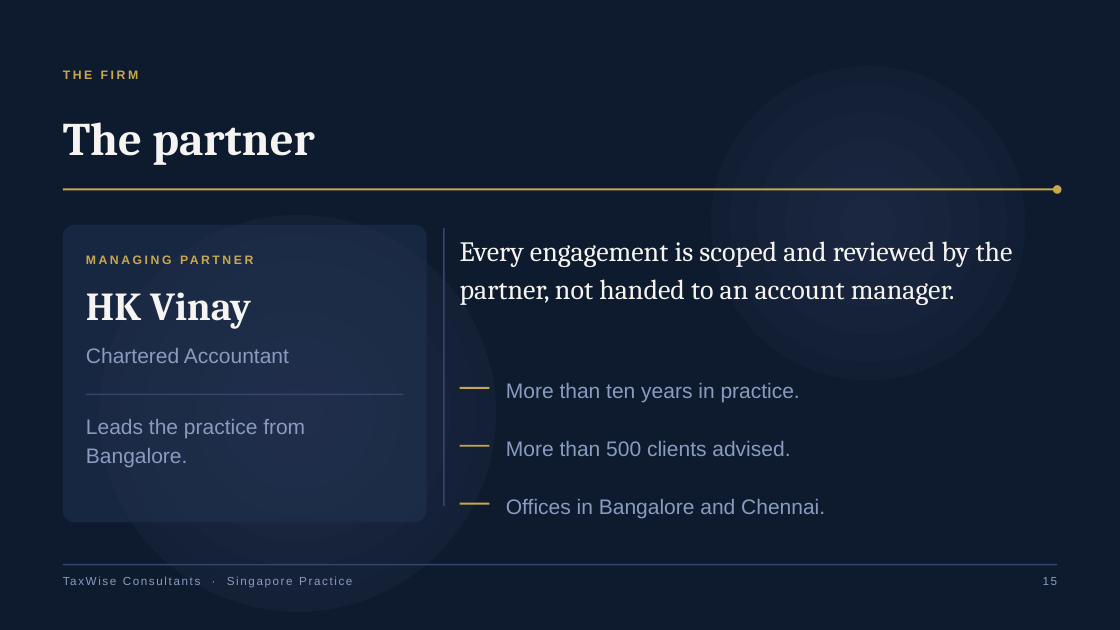
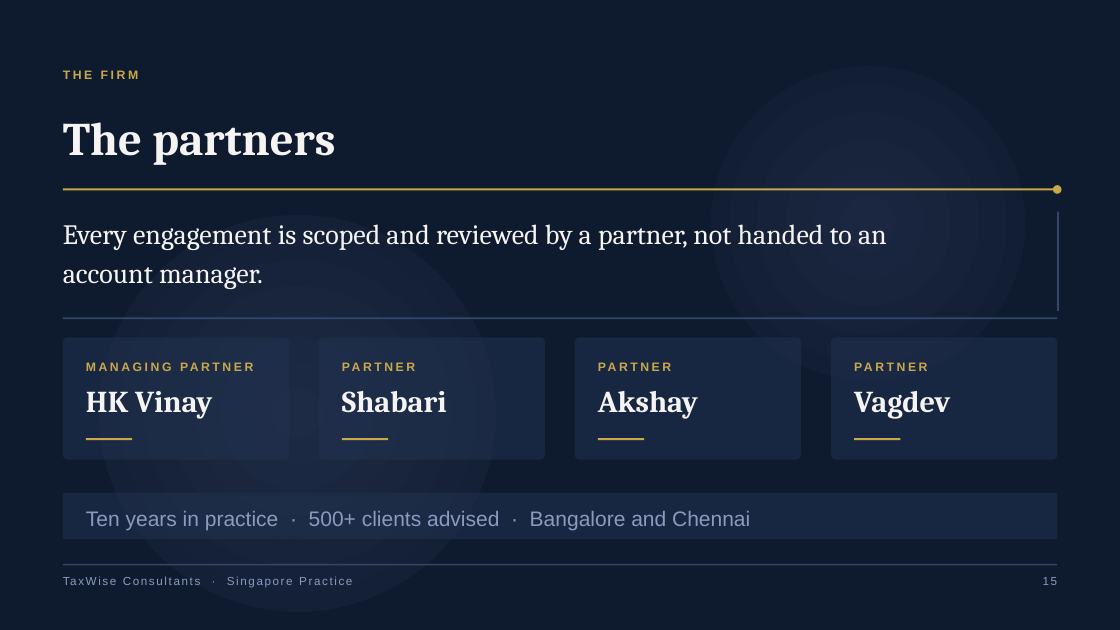
Before and after one commit to jnanottamgy/taxwise_consultants, a slide deck: slide 15 of singapore-deck/taxwise-singapore.pptx. Drawn at 1120x630 pixels with LibreOffice and Linux fonts; fonts in the diff are those of the drawing. Boxes give left, top, right and bottom in pixels: in the first picture for what was removed or moved away, otherwise in the second. Text is boxed around its words. In the diff, an @@ line names an element or a change of style, - is before the commit and + after.

```diff
--- a/singapore-deck/taxwise-singapore.pptx
+++ b/singapore-deck/taxwise-singapore.pptx
@@ text at [63, 122, 335, 165]: text changed @@
-The partner
+The partners
@@ text at [63, 224, 887, 289]: text changed @@
-Every engagement is scoped and reviewed by the partner, not handed to an account manager.
+Every engagement is scoped and reviewed by a partner, not handed to an account manager.
@@ rectangle: place and size @@
-rectangle at [444, 229, 445, 507]
+rectangle at [1058, 212, 1060, 311]
@@ rectangle added at [63, 318, 1058, 319], fill #34476A @@
@@ rounded rectangle: place and size @@
-rounded rectangle at [63, 225, 427, 523]
+rounded rectangle at [63, 338, 289, 460]
@@ text "MANAGING PARTNER" rewrapped from [86, 248, 403, 271] to [86, 355, 266, 379] @@
@@ text removed at [86, 348, 289, 363] @@
-Chartered Accountant
@@ rounded rectangle added at [319, 338, 545, 460], fill #223250 at 55% opacity @@
@@ text added at [342, 355, 522, 379], 10.5 pt, text #C9A84C, bold @@
+PARTNER
@@ rounded rectangle added at [575, 338, 801, 460], fill #223250 at 55% opacity @@
@@ text added at [598, 355, 778, 379], 10.5 pt, text #C9A84C, bold @@
+PARTNER
@@ rounded rectangle added at [831, 338, 1057, 460], fill #223250 at 55% opacity @@
@@ text added at [854, 355, 1034, 379], 10.5 pt, text #C9A84C, bold @@
+PARTNER
@@ text "HK Vinay": place and size @@
-text "HK Vinay" at [86, 292, 251, 329]
+text "HK Vinay" at [86, 391, 212, 418]
@@ text "HK Vinay" at [86, 391, 212, 418]: size 34 to 26 pt; vertical alignment middle to top @@
@@ text removed at [506, 383, 800, 402] @@
-More than ten years in practice.
@@ rectangle removed at [86, 394, 403, 396] @@
@@ text removed at [86, 419, 305, 467] @@
-Leads the practice from Bangalore.
@@ text added at [342, 391, 447, 412], 26 pt, text #F5F4F2, bold @@
+Shabari
@@ text added at [598, 391, 698, 418], 26 pt, text #F5F4F2, bold @@
+Akshay
@@ text added at [854, 391, 950, 418], 26 pt, text #F5F4F2, bold @@
+Vagdev
@@ rectangle added at [86, 439, 132, 440], fill #C9A84C @@
@@ rectangle: place and size @@
-rectangle at [460, 445, 489, 447]
+rectangle at [342, 439, 388, 440]
@@ text removed at [506, 441, 790, 456] @@
-More than 500 clients advised.
@@ rectangle: place and size @@
-rectangle at [460, 387, 489, 389]
+rectangle at [598, 439, 644, 440]
@@ rectangle added at [854, 439, 901, 440], fill #C9A84C @@
@@ rounded rectangle added at [63, 493, 1058, 539], fill #223250 at 55% opacity @@
@@ text "Ten years in practice · ..." at [86, 511, 750, 530]: vertical alignment top to middle @@
@@ rectangle removed at [460, 502, 489, 504] @@
@@ text at [86, 511, 750, 530]: text changed @@
-Offices in Bangalore and Chennai.
+Ten years in practice · 500+ clients advised · Bangalore and Chennai
```
Also in this commit, not shown: 2 other files.
